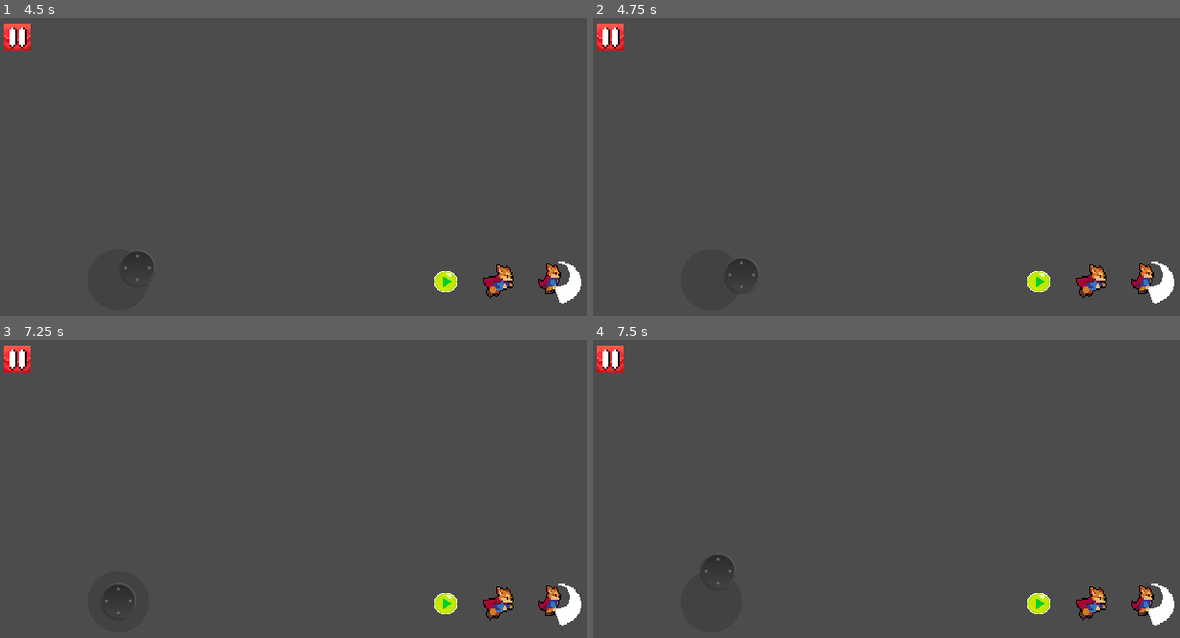
Above: before the commit, frames 1-4 (two rows, left to right).
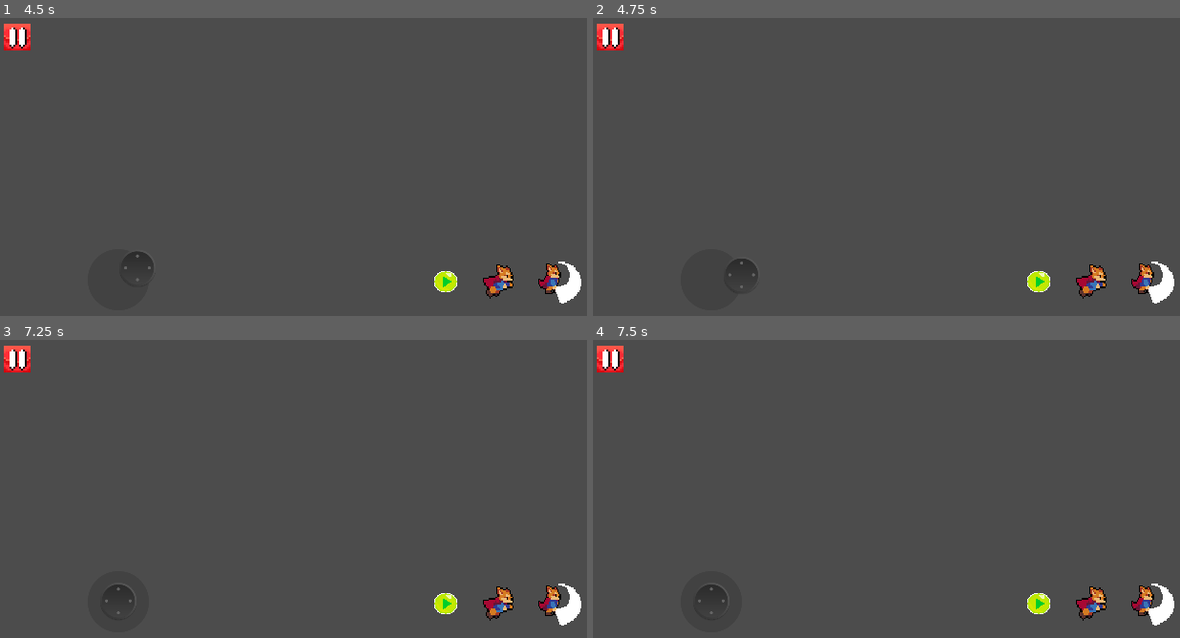
Above: after the commit, the same moments.

Repository: Jonak-Adipta-Kalita/JAK-Ultimate-Adventure-Game
Game: Godot game, scene res://Overlap/MobileControls.tscn
Two runs of this game, one before a commit and one after it. Both use one fixed random seed, a clock stepped at 60 frames per second and the inputs below. This scene is started directly instead of the project's main scene. Sound files missing from this copy of the repository are replaced by a short silence.
Inputs (mouse positions are in pixels of both pictures, inside the frame that each line leads up to):
- Up to frame 1 (4.5 s): click (557, 283) at 0.5 s; click (498, 280) at 1.25 s; click (446, 280) at 2 s; click (17, 35) at 2.75 s; tap Enter at 3.5 s; move the mouse to (440, 172) at 3.52 s; hold Right (ui_right) 3.53-4.25 s; hold K (roll) 3.53-4.25 s; click (440, 172) at 3.67 s; tap Space (ui_select) at 3.77, 4.25 s; drag from (181, 205) to (275, 259) at 4.27 s
- Up to frame 2 (4.75 s): no input
- Up to frame 3 (7.25 s): move the mouse to (363, 435) at 5.02 s; hold Right (ui_right) 5.03-5.75 s; hold K (roll) 5.03-5.75 s; click (363, 435) at 5.17 s; tap Enter at 5.75 s; drag from (275, 581) to (123, 459) at 5.77 s; tap Space (ui_select) at 6.5, 6.77 s; move the mouse to (487, 563) at 6.52 s; hold Left (ui_left) from 6.53 s (still down); hold J (attack) from 6.53 s (still down); click (487, 563) at 6.67 s; tap K (roll) at 6.8 s
- Up to frame 4 (7.5 s): release Left (ui_left) at 7.25 s; release J (attack) at 7.25 s; tap Enter at 7.25 s; drag from (716, 459) to (804, 426) at 7.27 s

Frames 1-3 are identical in both runs. In frame 4, 0.2% of the frame differs, in the area x 17-24%, y 72-92%.

Commit message:
why tf isnt it working?

Diff:
--- a/Joystick/Analog/Analog.tscn
+++ b/Joystick/Analog/Analog.tscn
@@ -93,8 +93,19 @@
 anims/ball_center = SubResource( 3 )
 anims/default = SubResource( 4 )
 
-[node name="TopLeft" type="Position2D" parent="."]
-position = Vector2( 0, 200 )
+[node name="Positions" type="Node" parent="."]
 
-[node name="BottomRight" type="Position2D" parent="."]
-position = Vector2( 800, 900 )
+[node name="TopLeft" type="Position2D" parent="Positions"]
+position = Vector2( 0, 80 )
+
+[node name="TopRight" type="Position2D" parent="Positions"]
+position = Vector2( 150, 80 )
+scale = Vector2( 0.2, 0.2 )
+
+[node name="BottomLeft" type="Position2D" parent="Positions"]
+position = Vector2( 0, 180 )
+scale = Vector2( 0.0016, 0.0016 )
+
+[node name="BottomRight" type="Position2D" parent="Positions"]
+position = Vector2( 150, 180 )
+scale = Vector2( 0.04, 0.04 )
--- a/Joystick/Analog/analog.gd
+++ b/Joystick/Analog/analog.gd
@@ -8,15 +8,18 @@
 onready var ball = $ball
 onready var animation_player = $AnimationPlayer
 onready var halfSize = $bg.texture.get_size()/2
-onready var topLeft = $TopLeft.position
-onready var bottomRight = $BottomRight.position
+onready var topLeft = $Positions/TopLeft.position
+onready var topRight = $Positions/TopRight.position
+onready var bottomLeft = $Positions/BottomLeft.position
+onready var bottomRight = $Positions/BottomRight.position
+
+onready var touchableRect = Rect2(topLeft, bottomRight - topLeft)
 
 var centerPoint = Vector2(0,0)
 var currentForce = Vector2(0,0)
 var ballPos = Vector2()
 var squaredHalfSizeLength = 0
 var currentPointerIDX = INACTIVE_IDX;
-
 
 func _ready():
 	if AnalogTapToShowContainer == "":
@@ -49,7 +52,7 @@
 			return AnalogTapToShowContainer.get_global_rect().has_point(Vector2(event.position.x, event.position.y))
 		else:
 			var touchPos = Vector2(event.position.x, event.position.y)
-			if true:
+			if is_in_rect(event.position, touchableRect):
 				var length = (global_position - touchPos).length_squared()
 				return length < squaredHalfSizeLength
 
@@ -160,3 +163,6 @@
 		Input.action_press("ui_up")
 	else:
 		Input.action_release("ui_up")
+
+func is_in_rect(pos: Vector2, rect: Rect2):
+	return pos.x >= rect.position.x and pos.y >= rect.position.y and pos.x <= rect.end.x and pos.y <= rect.end.y
--- a/Player/Player.gd
+++ b/Player/Player.gd
@@ -26,7 +26,7 @@
 onready var ui_ = $UI
 
 func _ready():
-	if OS.get_name() in ["Android", "iOS"]:
+	if OS.get_name() in ["Android", "iOS", "Windows"]:
 		ui_.add_child(preload("res://Overlap/MobileControls.tscn").instance())
 
 	var _player_stats_connect = stats.connect("no_health", self, "queue_free")
